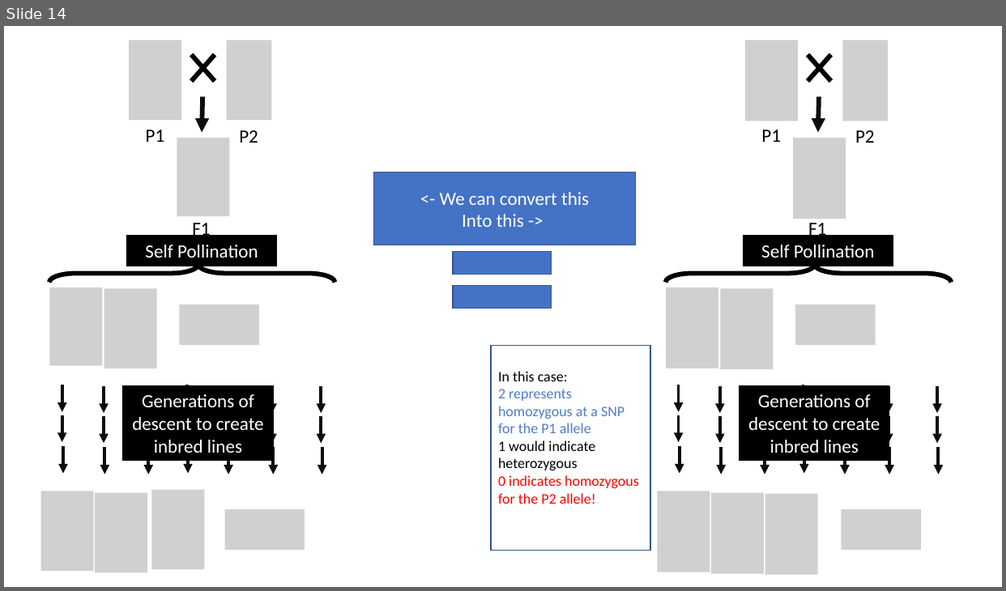
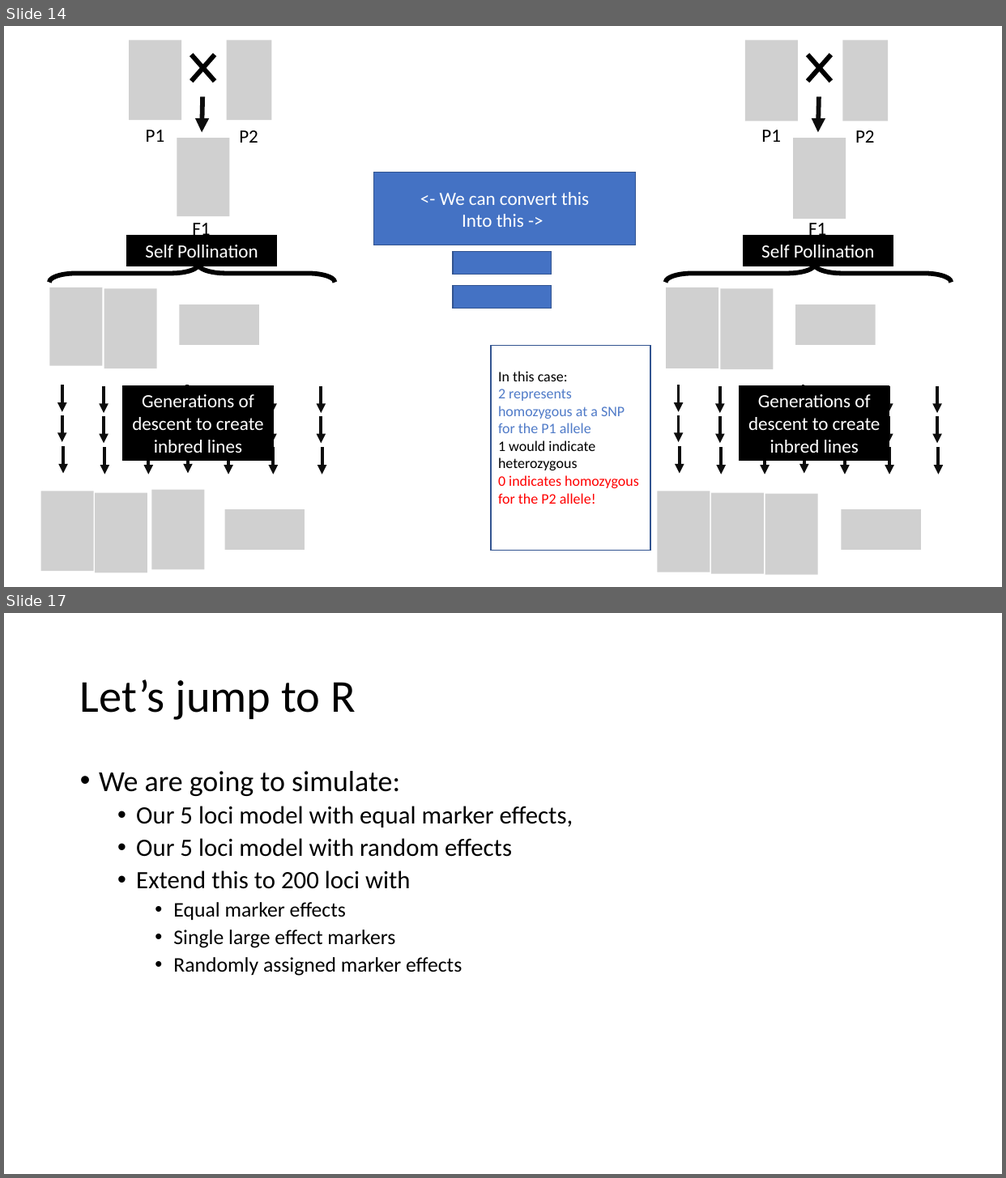
Before and after one commit to ter56/September2_2021_class, a slide deck: AdditiveModels_9_2_2021.pptx. Shown one above the other, each under a label of ours: slide 14 before the commit, slides 14 and 17 after it; the slides between them are not shown. The pictures are 1006x591 and 1006x1178 pixels, drawn with LibreOffice and Linux fonts; fonts in the diff are those of the drawing; grey boxes stand for pictures. Boxes give left, top, right and bottom in pixels: in the first picture for what was removed or moved away, otherwise in the second. Text is boxed around its words. In the diff, an @@ line names an element or a change of style, - is before the commit and + after.

```diff
--- a/AdditiveModels_9_2_2021.pptx
+++ b/AdditiveModels_9_2_2021.pptx
@@ slide 17 added at <box>4,613,1002,1174</box>, background #FFFFFF @@
@@ title added at <box>80,679,356,720</box>, 44 pt, text #000000 @@
+Let’s jump to R
@@ text added at <box>99,771,573,976</box>, 24 pt, text #000000 @@
+• We are going to simulate:
+  • Our 5 loci model with equal marker effects,
+  • Our 5 loci model with random effects
+  • Extend this to 200 loci with
+    • Equal marker effects
+    • Single large effect markers
+    • Randomly assigned marker effects
```
Also in this commit, not shown: 6 slides changed, 19 other slides added, 6 slides removed, 1 other file.
